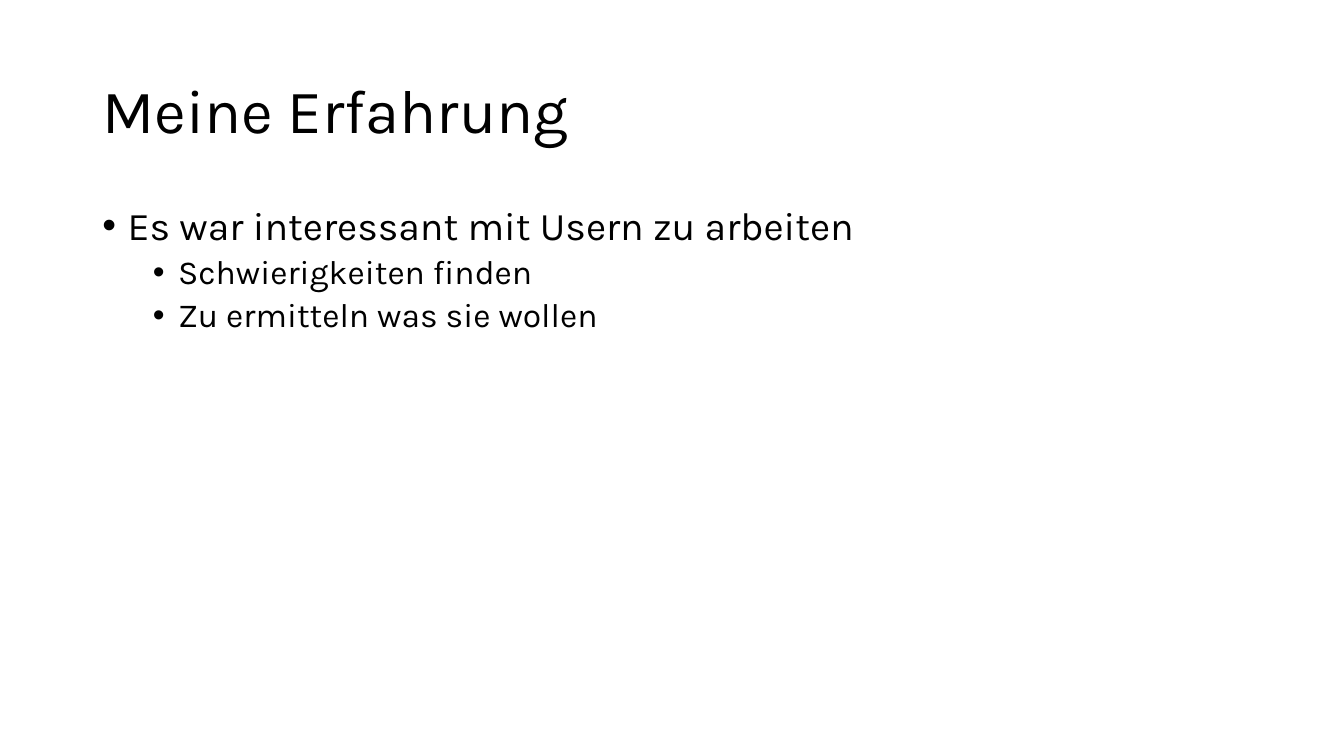
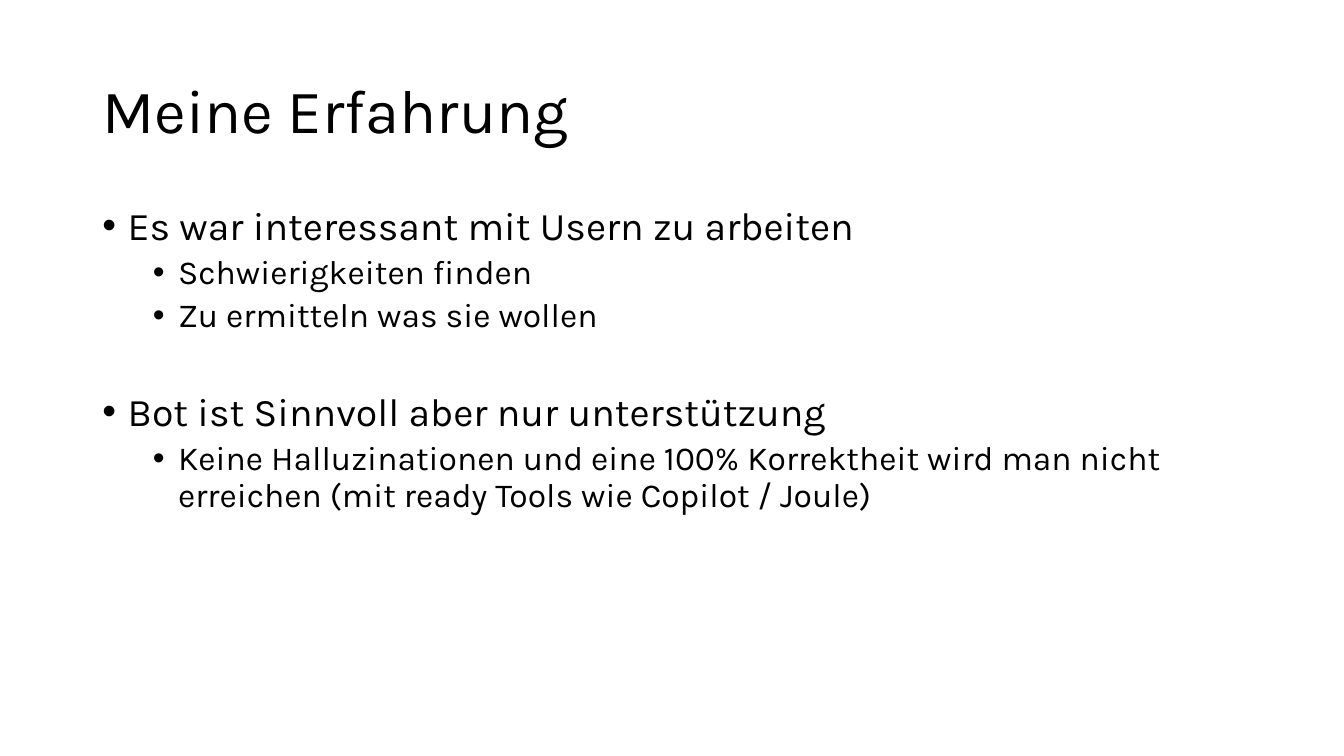
Before and after one commit to gladklo/bachelorThesis, a slide deck: slide 7 of Nico-Silas.pptx (slide 6 before the commit). Drawn at 1344x756 pixels with LibreOffice and Linux fonts; fonts in the diff are those of the drawing. Boxes give left, top, right and bottom in pixels: in the first picture for what was removed or moved away, otherwise in the second. Text is boxed around its words. In the diff, an @@ line names an element or a change of style, - is before the commit and + after.

```diff
--- a/Nico-Silas.pptx
+++ b/Nico-Silas.pptx
@@ text at (x1=128, y1=399, x2=1161, y2=515): paragraphs added @@
+• Bot ist Sinnvoll aber nur unterstützung
+  • Keine Halluzinationen und eine 100% Korrektheit wird man nicht erreichen (mit ready Tools wie Copilot / Joule)
```
Also in this commit, not shown: 3 other slides changed, 2 slides added, 1 slide removed, 12 other files.
